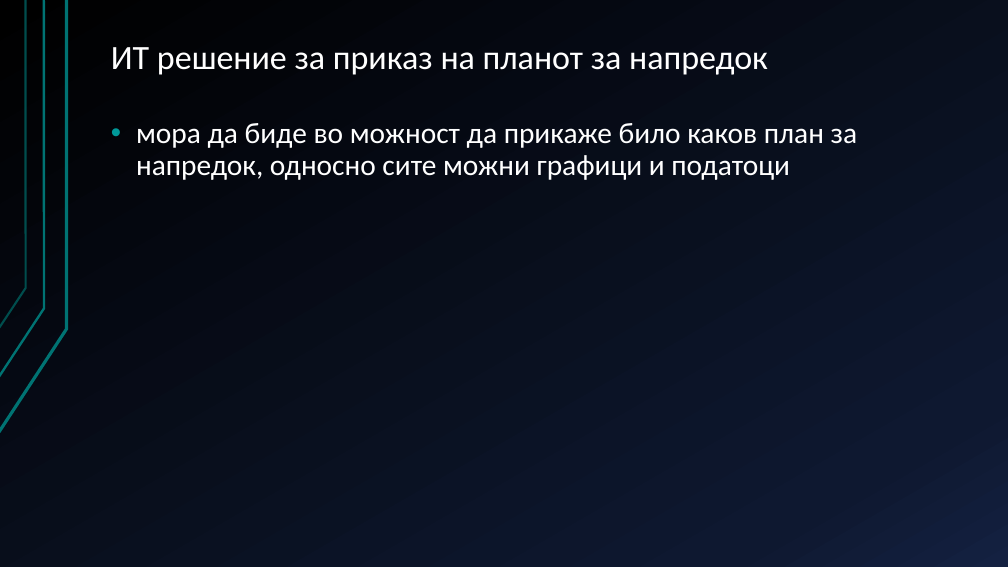
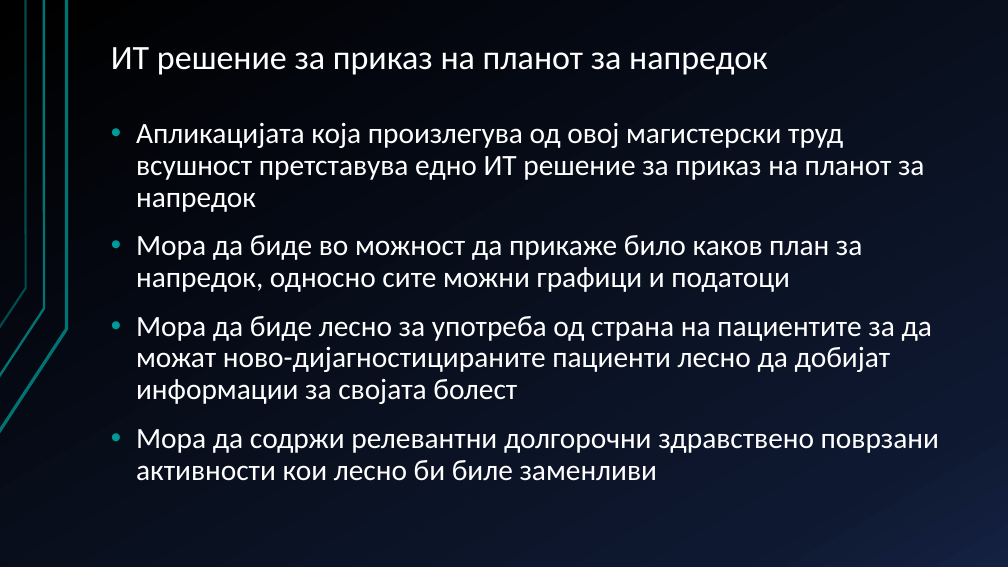
Before and after one commit to AlenDosev/Master, a slide deck: slide 21 of Master.pptx. Drawn at 1008x567 pixels with LibreOffice and Linux fonts; fonts in the diff are those of the drawing. Boxes give left, top, right and bottom in pixels: in the first picture for what was removed or moved away, otherwise in the second. Text is boxed around its words. In the diff, an @@ line names an element or a change of style, - is before the commit and + after.

```diff
--- a/Master.pptx
+++ b/Master.pptx
@@ text at bbox=[136, 122, 939, 481]: text changed @@
-• мора да биде во можност да прикаже било каков план за напредок, односно сите можни графици и податоци
+• Апликацијата која произлегува од овој магистерски труд всушност претставува едно ИТ решение за приказ на планот за напредок
+• Мора да биде во можност да прикаже било каков план за напредок, односно сите можни графици и податоци
+• Мора да биде лесно за употреба од страна на пациентите за да можат ново-дијагностицираните пациенти лесно да добијат информации за својата болест
+• Мора да содржи релевантни долгорочни здравствено поврзани активности кои лесно би биле заменливи
```
Also in this commit, not shown: 9 slides added.
